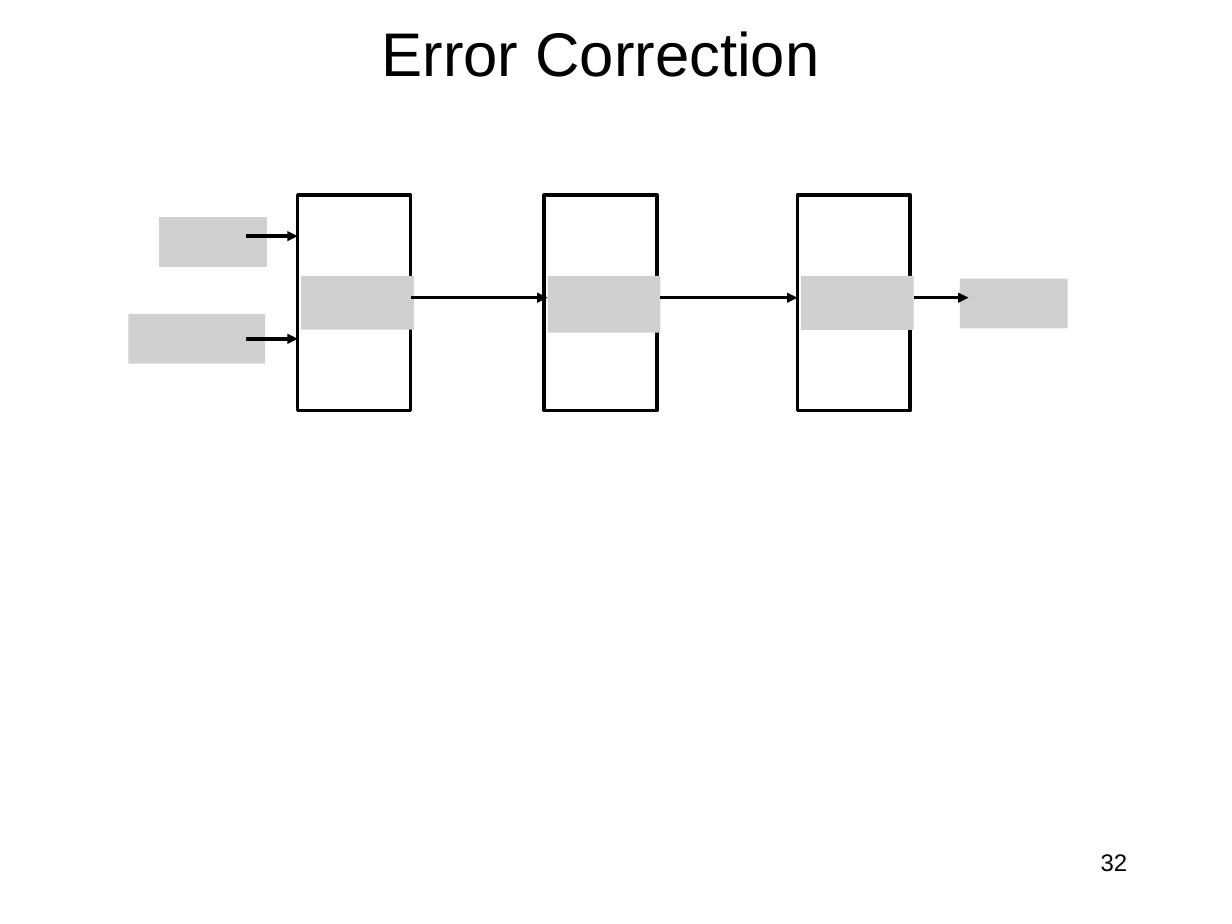
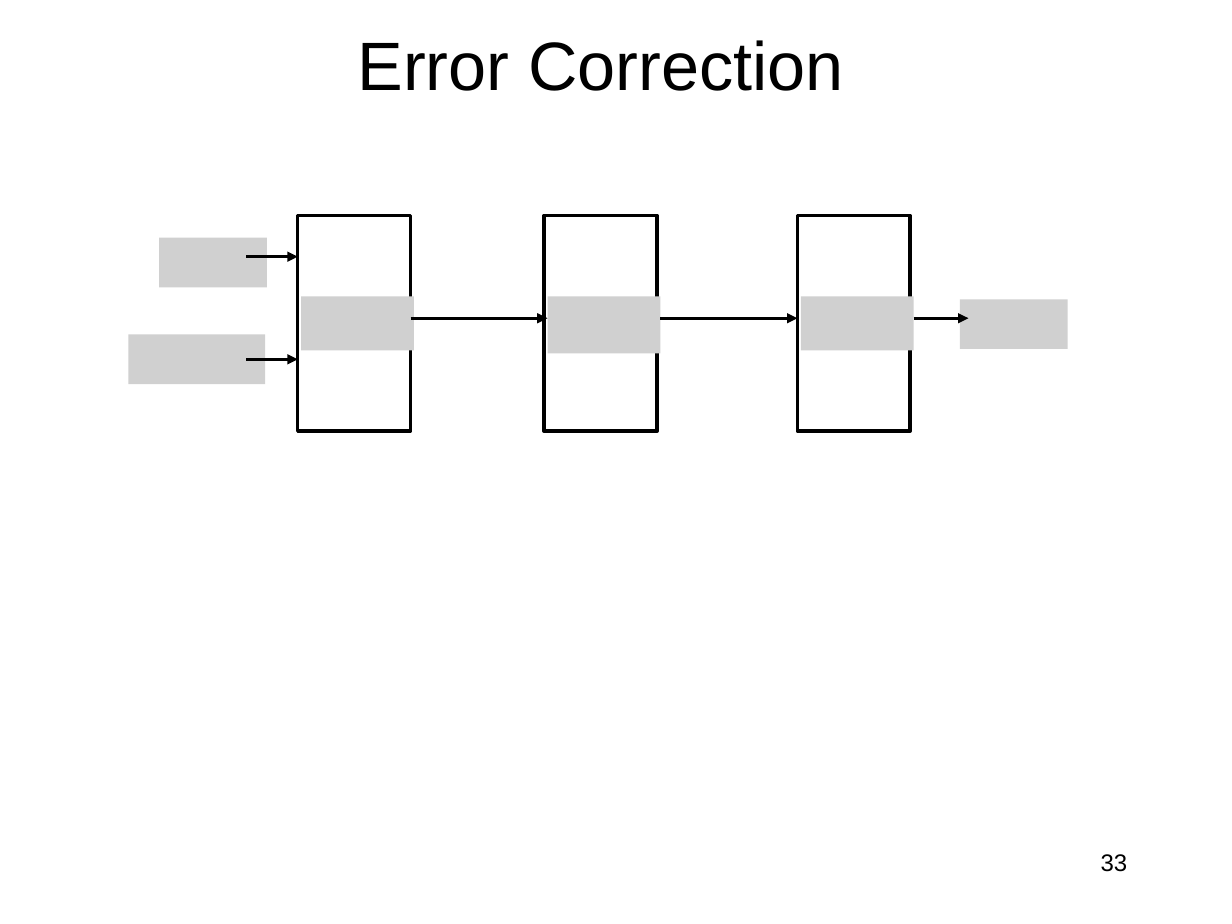
Before and after one commit to jlmucb/class_notes, a slide deck: slide 33 of BerkeleyClass/CS290Spring2013/Lectures/QC.pptx (slide 32 before the commit). Drawn at 1232x924 pixels with LibreOffice and Linux fonts; fonts in the diff are those of the drawing; grey boxes stand for pictures. Boxes give left, top, right and bottom in pixels: in the first picture for what was removed or moved away, otherwise in the second. Text is boxed around its words. In the diff, an @@ line names an element or a change of style, - is before the commit and + after.

```diff
--- a/BerkeleyClass/CS290Spring2013/Lectures/QC.pptx
+++ b/BerkeleyClass/CS290Spring2013/Lectures/QC.pptx
@@ title "Error Correction": place and size @@
-title "Error Correction" at box(382, 31, 819, 77)
+title "Error Correction" at box(357, 40, 843, 91)
@@ title "Error Correction" at box(357, 40, 843, 91): size 36 to 40 pt @@
@@ 6 pictures, 5 arrows, 3 rectangles: place and size @@
-6 pictures, 5 arrows, 3 rectangles at box(128, 195, 1068, 410)
+6 pictures, 5 arrows, 3 rectangles at box(128, 216, 1068, 431)
@@ page number at box(1101, 854, 1128, 872): text changed @@
-32
+33
```
Also in this commit, not shown: 34 other slides changed, 1 slide added.
